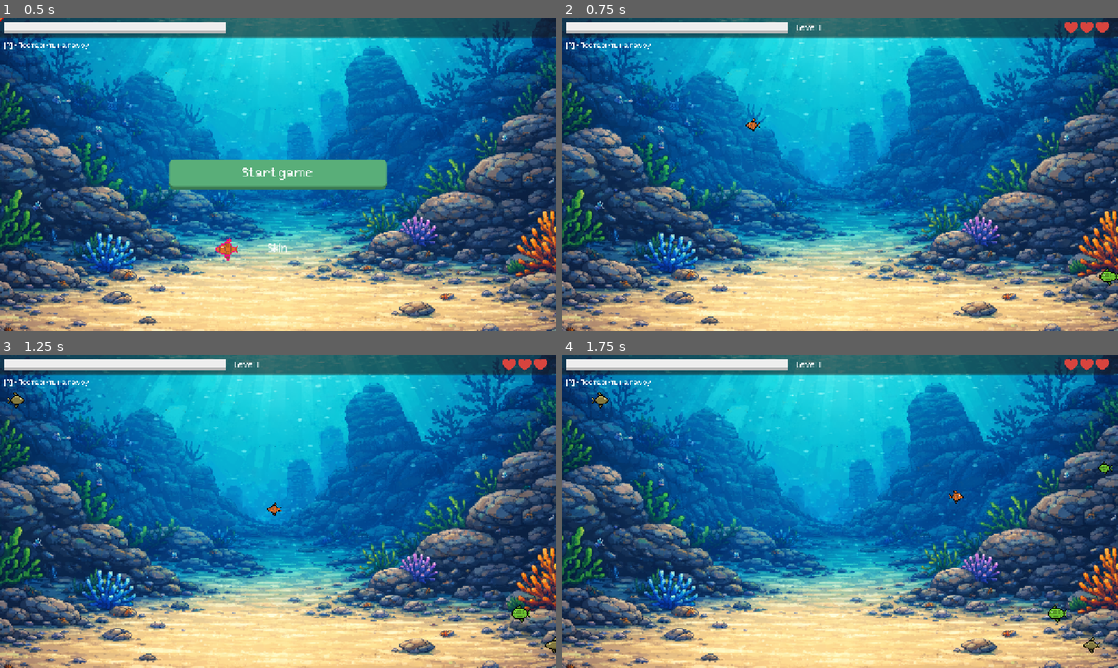
Above: before the commit, frames 1-4 (two rows, left to right).
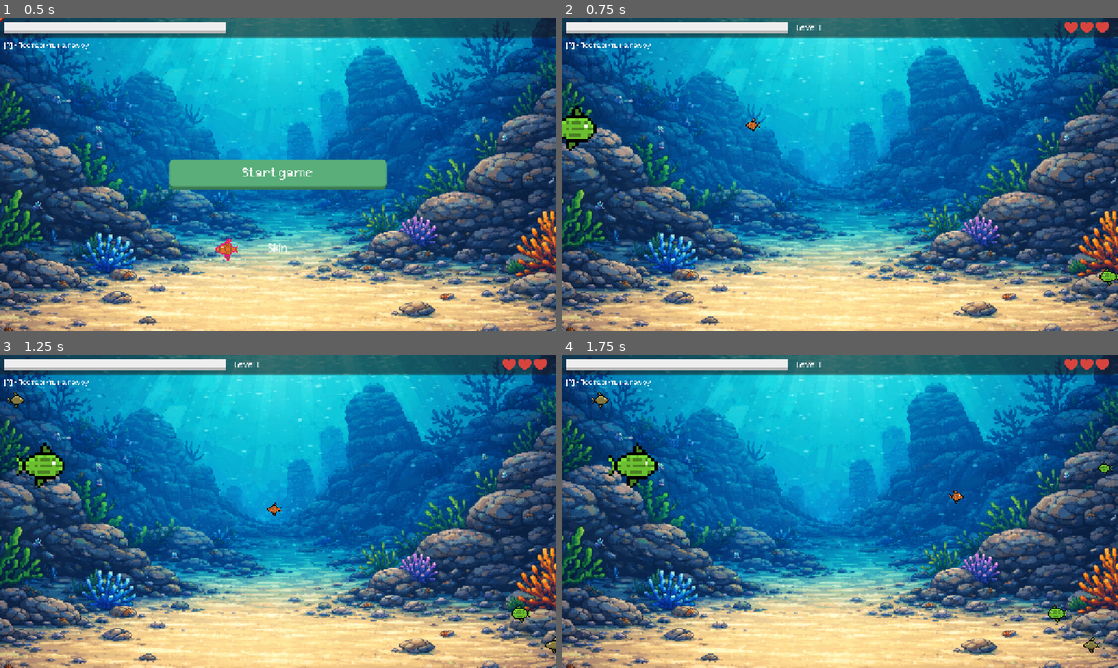
Above: after the commit, the same moments.

Repository: kotofeyy/BecomeBigFish-game
Game: Godot game, scene res://scenes/main.tscn
Two runs of this game, one before a commit and one after it. Both use one fixed random seed, a clock stepped at 60 frames per second and the inputs below.
Inputs (mouse positions are in pixels of both pictures, inside the frame that each line leads up to):
- Up to frame 1 (0.5 s): no input
- Up to frame 2 (0.75 s): click "Start game" at 0.5 s
- Up to frame 3 (1.25 s): no input
- Up to frame 4 (1.75 s): move the mouse to (962, 495) at 1.27 s; press the mouse at (962, 495) at 1.28 s

Frame 1 is identical in both runs. In frame 2, 0.6% of the frame differs, in the area x 0-7%, y 28-43%; in frame 3, 0.7%; in frame 4, 0.7%, in the area x 8-18%, y 28-43%.
Error before the commit: Invalid access to property or key 'platform' on a base object of type 'Nil'. (res://code/main.gd:50)
Error after the commit: Invalid access to property or key 'platform' on a base object of type 'Nil'. (res://code/main.gd:53)

Commit message:
добавил большую непобедимую рыбу

Diff:
--- /dev/null
+++ b/code/big_fish.gd
@@ -0,0 +1,52 @@
+class_name BigFish
+extends Sprite2D
+
+
+var size_screen
+var direction
+var speed = 140
+var can_swim = false
+
+
+func _ready() -> void:
+	size_screen = get_window().get_visible_rect().size
+
+
+func _process(delta: float) -> void:
+	if can_swim:
+		if direction == "left":
+			move_to_left(delta)
+		if direction == "right":
+			move_to_right(delta)
+
+
+func stop_swim() -> void:
+	visible = false
+	can_swim = false
+
+
+func spawn() -> void:
+	can_swim = true
+	visible = true
+	direction = ["left", "right"].pick_random()
+	if direction == "left":
+		global_position.x = 0
+		global_position.y = randi_range(45, size_screen.y - 32)
+		flip_h = true
+	if direction == "right":
+		global_position.x = size_screen.x
+		global_position.y = randi_range(45, size_screen.y - 32)
+		flip_h = false
+
+
+func move_to_left(delta) -> void:
+	position.x += speed * delta
+
+
+func move_to_right(delta) -> void:
+	position.x -= speed * delta
+
+
+func _on_visible_on_screen_enabler_2d_screen_exited() -> void:
+	if can_swim:
+		spawn()
--- a/code/main.gd
+++ b/code/main.gd
@@ -26,6 +26,9 @@
 @onready var skin_button: Button = $CanvasLayer/SkinButton
 @onready var end_game_panel: EndGamePanel = $CanvasLayer/EndGamePanel
 @onready var shop_panel: ShopPanel = $CanvasLayer/ShopPanel
+
+@onready var big_fish: BigFish = $BigFish
+
 
 @onready var fish_preload = preload("res://scenes/fish.tscn")
 
@@ -92,6 +95,7 @@
 	level_label.text = tr("KEY_LEVEL") + " " + str(level)
 	clear_fishes()
 	spawn_fishes()
+	big_fish.spawn()
 
 
 func clear_fishes() -> void:
@@ -178,6 +182,16 @@
 						heart -= 1
 						update_heart()
 						on_dead()
+		if parent is BigFish:
+			if not is_shield_enable:
+				audio_wrong.play()
+				if heart > 1:
+					heart -= 1
+					update_heart()
+				else:
+					heart -= 1
+					update_heart()
+					on_dead()
 
 
 func update_progress() -> void:
@@ -288,12 +302,12 @@
 	level_label.text = ""
 	game_is_started = false
 	clear_fishes()
+	big_fish.stop_swim()
 	end_game_panel.score = score
 	end_game_panel.all_scores = all_scores
 	end_game_panel.show_self()
 
 	Input.mouse_mode = Input.MOUSE_MODE_VISIBLE
-
 
 
 func _on_restart_button_pressed() -> void:
--- a/code/skins.gd
+++ b/code/skins.gd
@@ -25,22 +25,22 @@
 		"color": Color.BLACK,
 	},
 	Type.RED: {
-		"cost": 5,
+		"cost": 100,
 		"type": "color",
 		"color": Color.RED,
 	},
 	Type.GREEN: {
-		"cost": 50,
+		"cost": 200,
 		"type": "color",
 		"color": Color.GREEN,
 	},
 	Type.BLUE: {
-		"cost": 5,
+		"cost": 500,
 		"type": "color",
 		"color": Color.BLUE,
 	},
 	Type.RAINBOW: {
-		"cost": 10,
+		"cost": 1500,
 		"type": "rainbow",
 		"color": Color.TRANSPARENT,
 	},
--- /dev/null
+++ b/scenes/big_fish.tscn
@@ -0,0 +1,25 @@
+[gd_scene format=3 uid="uid://ba8rmkx2daie"]
+
+[ext_resource type="Texture2D" uid="uid://cyskeytkcmv82" path="res://sprites/FishSheet.png" id="1_5lic5"]
+[ext_resource type="Script" uid="uid://c24u7uk0j7px5" path="res://code/big_fish.gd" id="2_me2ul"]
+
+[sub_resource type="CircleShape2D" id="CircleShape2D_me2ul"]
+radius = 8.714285
+
+[node name="BigFish" type="Sprite2D" unique_id=116966706]
+scale = Vector2(7, 7)
+texture = ExtResource("1_5lic5")
+region_enabled = true
+region_rect = Rect2(16, 0, 16, 15)
+script = ExtResource("2_me2ul")
+
+[node name="Area2D" type="Area2D" parent="." unique_id=376056112]
+collision_layer = 2
+
+[node name="CollisionShape2D" type="CollisionShape2D" parent="Area2D" unique_id=1774654879]
+shape = SubResource("CircleShape2D_me2ul")
+
+[node name="VisibleOnScreenEnabler2D" type="VisibleOnScreenEnabler2D" parent="." unique_id=2101519749]
+rect = Rect2(-8.815, -9, 17.605, 18)
+
+[connection signal="screen_exited" from="VisibleOnScreenEnabler2D" to="." method="_on_visible_on_screen_enabler_2d_screen_exited"]
--- a/scenes/main.tscn
+++ b/scenes/main.tscn
@@ -16,6 +16,7 @@
 [ext_resource type="PackedScene" uid="uid://coaeetyenqmg6" path="res://scenes/shop_panel.tscn" id="11_jbj1t"]
 [ext_resource type="Texture2D" uid="uid://hoso7mk5ps7k" path="res://sprites/shield.png" id="11_ya4ey"]
 [ext_resource type="Texture2D" uid="uid://ntwg8bsywljj" path="res://sprites/magnet.png" id="13_trceg"]
+[ext_resource type="PackedScene" uid="uid://ba8rmkx2daie" path="res://scenes/big_fish.tscn" id="17_muem4"]
 
 [sub_resource type="ShaderMaterial" id="ShaderMaterial_a8y0u"]
 shader = ExtResource("10_jkv2x")
@@ -403,6 +404,9 @@
 wait_time = 10.0
 autostart = true
 
+[node name="BigFish" parent="." unique_id=116966706 instance=ExtResource("17_muem4")]
+position = Vector2(-150.99994, 95.00001)
+
 [connection signal="area_entered" from="Player/Area2D" to="." method="_on_area_2d_area_entered"]
 [connection signal="pressed" from="CanvasLayer/StartGameButton" to="." method="_on_start_game_button_pressed"]
 [connection signal="pressed" from="CanvasLayer/SkinButton" to="." method="_on_skin_button_pressed"]
Not shown, added: code/big_fish.gd.uid
